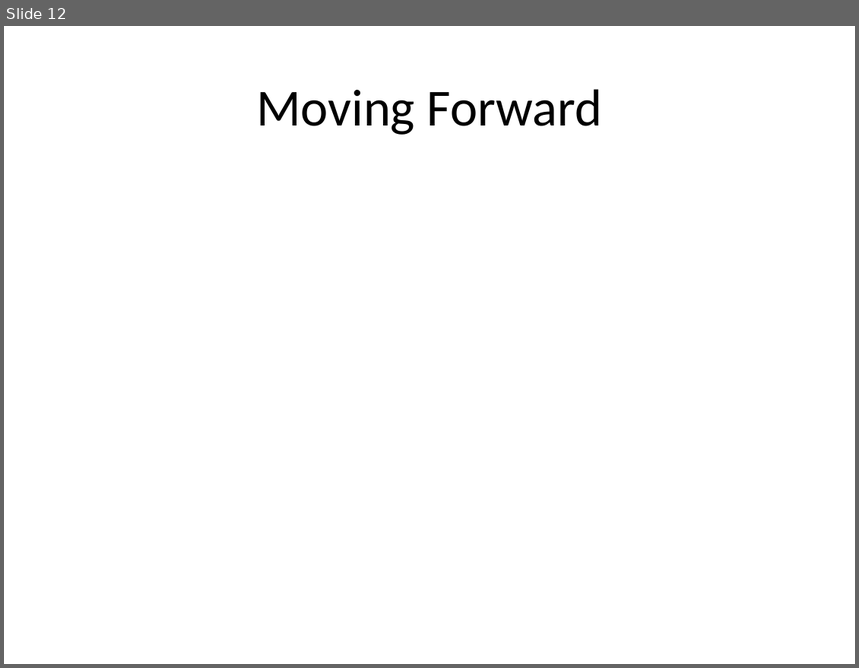
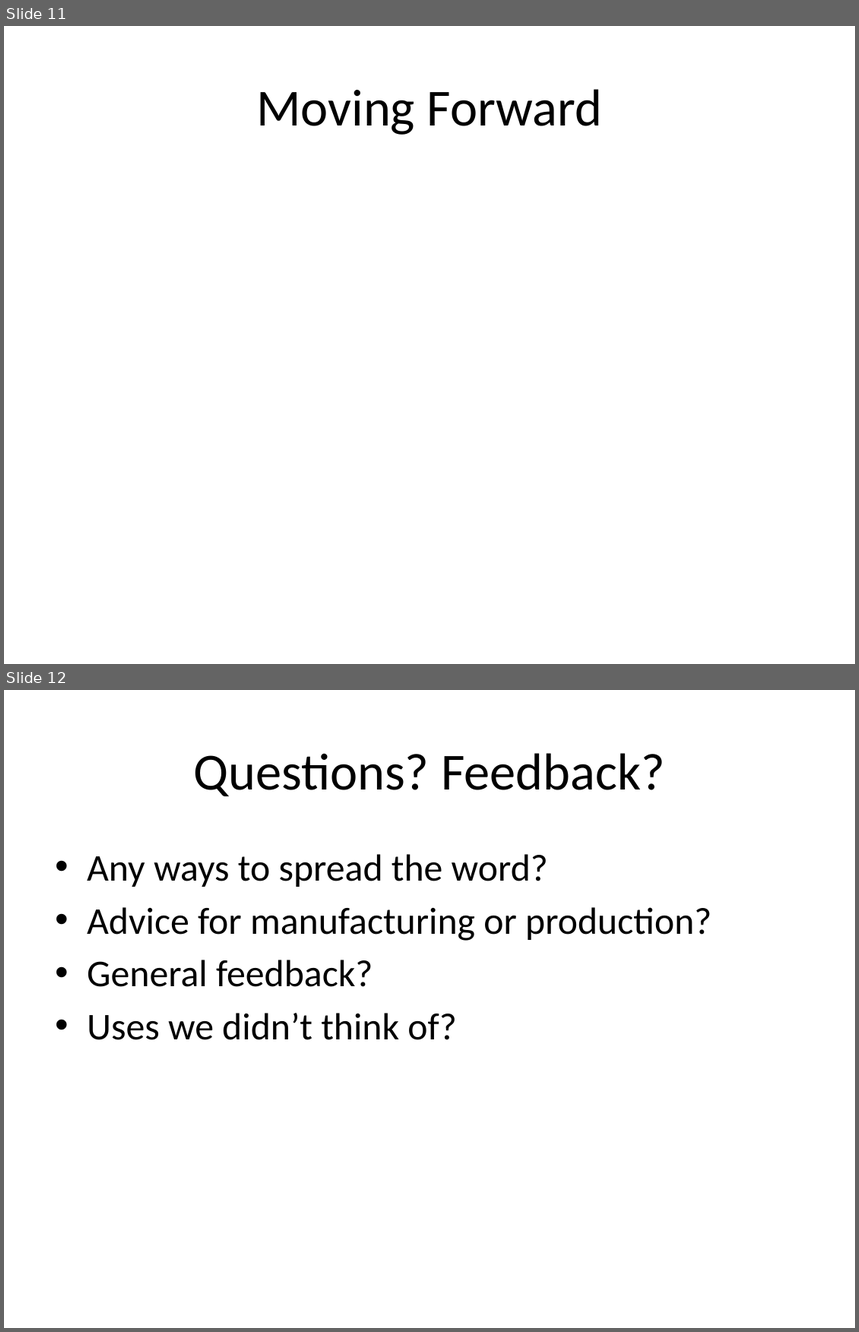
Before and after one commit to ChapResearch/ChapR, a slide deck: ChaprSVN/Promo/Presentation for FTC.pptx. Shown one above the other, each under a label of ours: slide 12 before the commit, slides 11 and 12 after it. The pictures are 859x668 and 859x1332 pixels, drawn with LibreOffice and Linux fonts; fonts in the diff are those of the drawing. Boxes give left, top, right and bottom in pixels: in the first picture for what was removed or moved away, otherwise in the second. Text is boxed around its words. In the diff, an @@ line names an element or a change of style, - is before the commit and + after.

```diff
--- a/ChaprSVN/Promo/Presentation for FTC.pptx
+++ b/ChaprSVN/Promo/Presentation for FTC.pptx
@@ slide 12 added at bbox=[4, 690, 855, 1328], background #FFFFFF @@
@@ title added at bbox=[193, 753, 665, 796], 44 pt, text #000000 @@
+Questions? Feedback?
@@ text added at bbox=[87, 854, 712, 1040], 32 pt, text #000000 @@
+• Any ways to spread the word?
+• Advice for manufacturing or production?
+• General feedback?
+• Uses we didn’t think of?
@@ what was slide 12 is now slide 11 @@
```
Also in this commit, not shown: 6 slides changed, 1 other slide added, 2 slides removed, 1 other file.
